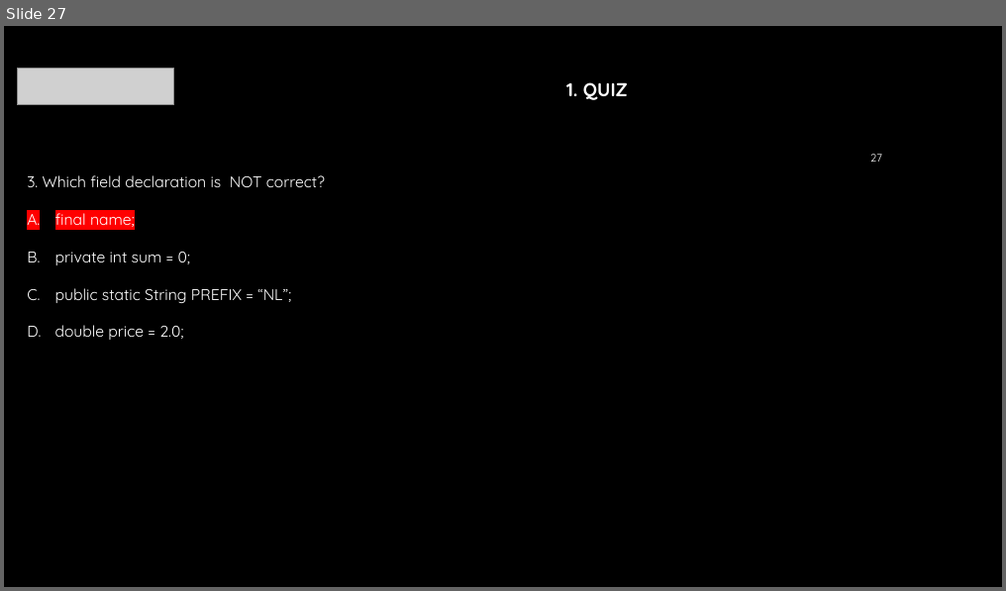
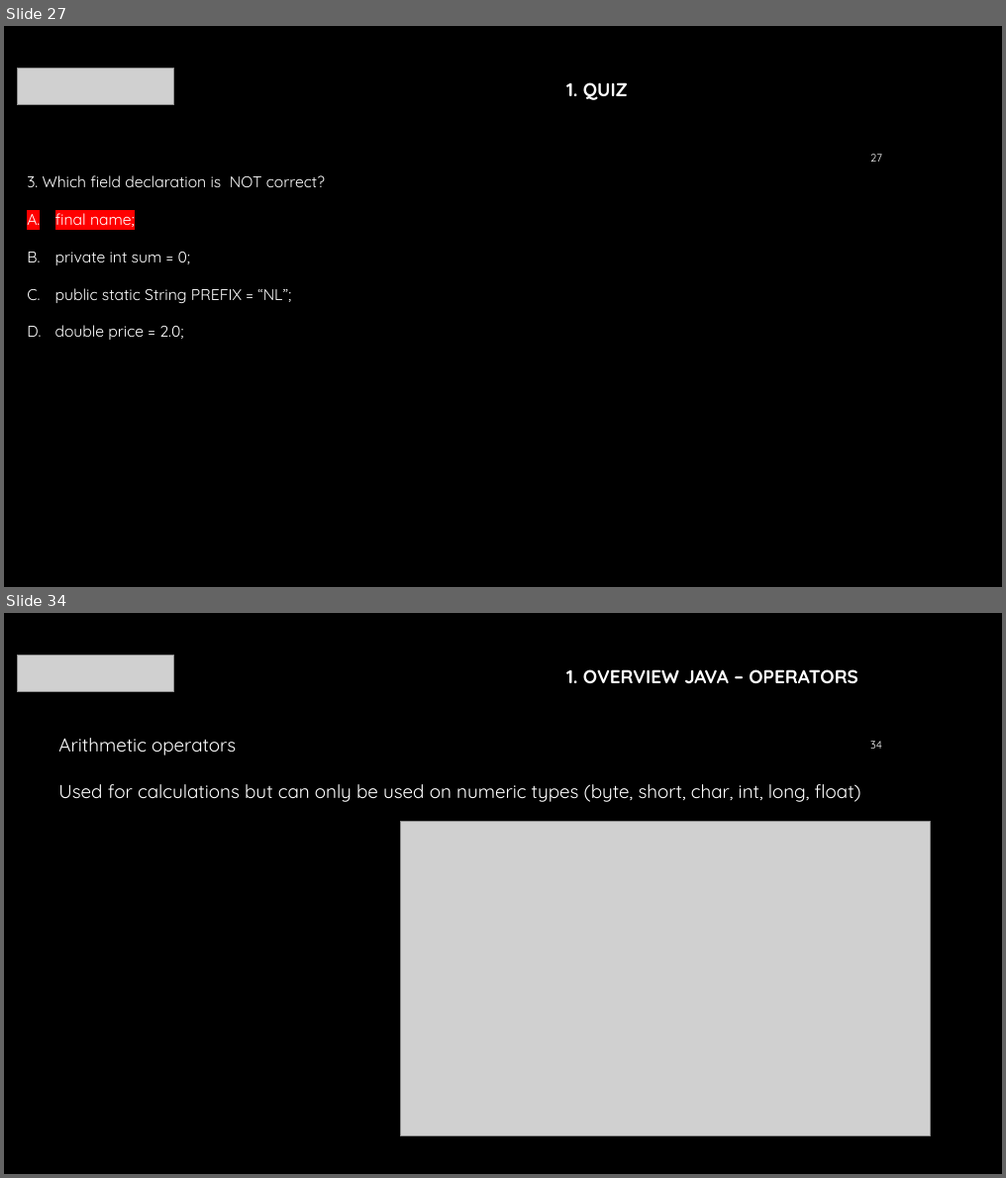
Before and after one commit to mraalten/javafundamentals, a slide deck: docs/training/Presentation.pptx. Shown one above the other, each under a label of ours: slide 27 before the commit, slides 27 and 34 after it; the slides between them are not shown. The pictures are 1006x591 and 1006x1178 pixels, drawn with LibreOffice and Linux fonts; fonts in the diff are those of the drawing; grey boxes stand for pictures; background and template pictures are left out. Boxes give left, top, right and bottom in pixels: in the first picture for what was removed or moved away, otherwise in the second. Text is boxed around its words. In the diff, an @@ line names an element or a change of style, - is before the commit and + after.

```diff
--- a/docs/training/Presentation.pptx
+++ b/docs/training/Presentation.pptx
@@ slide 34 added at (x1=4, y1=613, x2=1002, y2=1174), background #000000 @@
@@ picture added at (x1=18, y1=655, x2=174, y2=692) @@
@@ text added at (x1=566, y1=669, x2=858, y2=683), 18 pt, text #FFFFFF, bold @@
+1. OVERVIEW JAVA – OPERATORS
@@ text added at (x1=58, y1=738, x2=236, y2=756), 18 pt, text #FFFFFF @@
+Arithmetic operators
@@ page number added at (x1=870, y1=741, x2=882, y2=749), 10.5 pt, text #FFFFFF @@
+34
@@ text added at (x1=58, y1=784, x2=861, y2=802), 18 pt, text #FFFFFF @@
+Used for calculations but can only be used on numeric types (byte, short, char, int, long, float)
@@ picture added at (x1=400, y1=822, x2=930, y2=1137) @@
```
Also in this commit, not shown: 2 slides changed, 22 other slides added.
